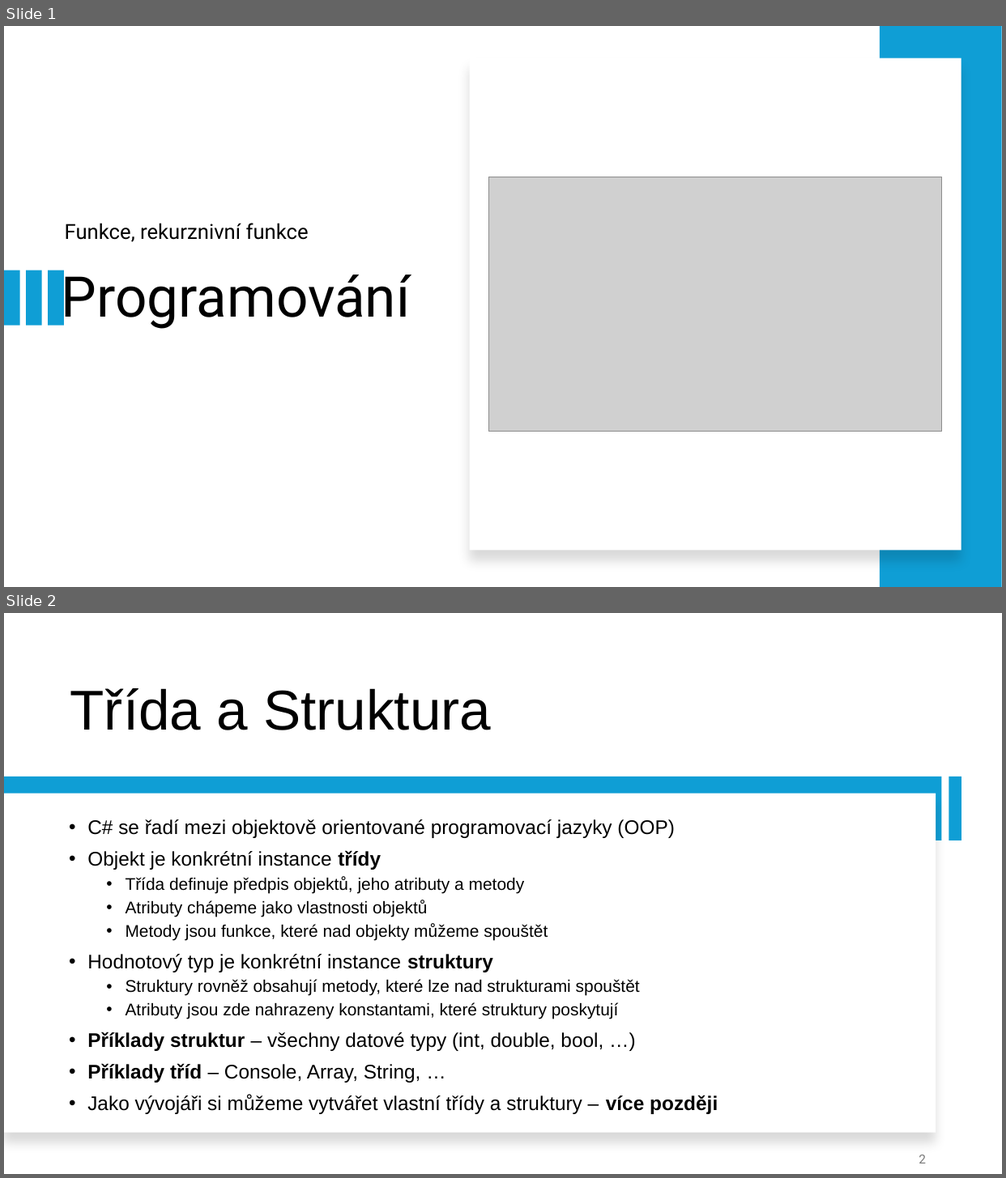
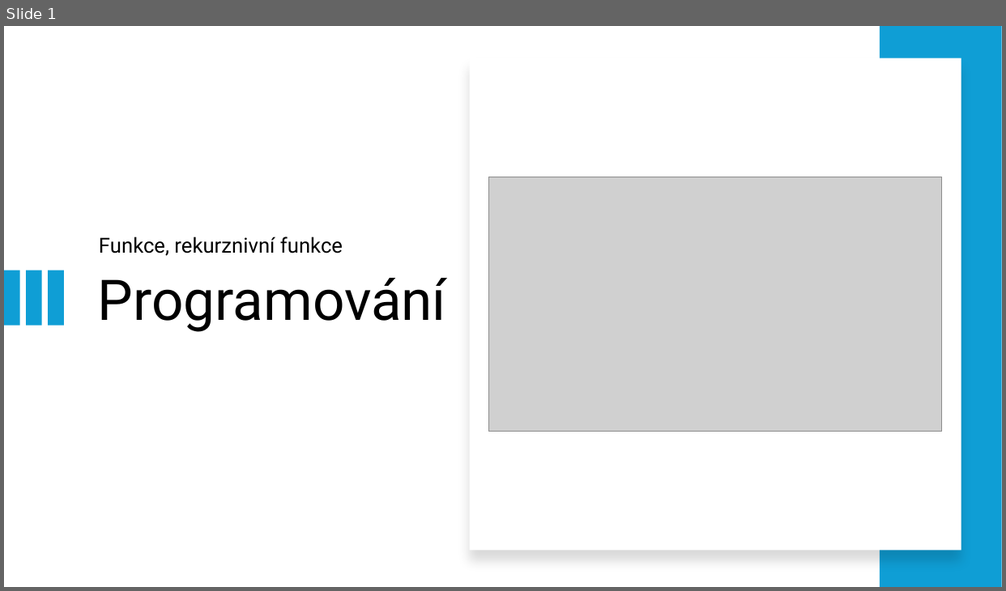
Before and after one commit to dawissl/hradebni, a slide deck: Prezentace/1. ročník/PGM_09_funkce_rekurzivni_funkce.pptx. Shown one above the other, each under a label of ours: slides 1 and 2 before the commit, slide 1 after it. The pictures are 1006x1178 and 1006x591 pixels, drawn with LibreOffice and Linux fonts; fonts in the diff are those of the drawing; grey boxes stand for pictures. Boxes give left, top, right and bottom in pixels: in the first picture for what was removed or moved away, otherwise in the second. Text is boxed around its words. In the diff, an @@ line names an element or a change of style, - is before the commit and + after.

```diff
--- a/Prezentace/1. ročník/PGM_09_funkce_rekurzivni_funkce.pptx
+++ b/Prezentace/1. ročník/PGM_09_funkce_rekurzivni_funkce.pptx
@@ slide 2 removed at [4, 613, 1002, 1174], background #FFFFFF @@
@@ title removed at [70, 688, 491, 730] @@
-Třída a Struktura
@@ rectangle removed at [4, 777, 942, 841] @@
@@ rectangle removed at [948, 777, 961, 841] @@
@@ rectangle removed at [4, 794, 936, 1133] @@
@@ text removed at [87, 820, 718, 1114] @@
-• C# se řadí mezi objektově orientované programovací jazyky (OOP)
-• Objekt je konkrétní instance třídy
-  • Třída definuje předpis objektů, jeho atributy a metody
-  • Atributy chápeme jako vlastnosti objektů
-  • Metody jsou funkce, které nad objekty můžeme spouštět
-• Hodnotový typ je konkrétní instance struktury
-  • Struktury rovněž obsahují metody, které lze nad strukturami spouštět
-  • Atributy jsou zde nahrazeny konstantami, které struktury poskytují
-• Příklady struktur – všechny datové typy (int, double, bool, …)
-• Příklady tříd – Console, Array, String, …
-• Jako vývojáři si můžeme vytvářet vlastní třídy a struktury – více později
@@ page number removed at [918, 1155, 926, 1164] @@
-2
@@ slide 1 changed as well @@
@@ subtitle "Funkce, rekurznivní funkce": place and size @@
-subtitle "Funkce, rekurznivní funkce" at [65, 223, 309, 242]
+subtitle "Funkce, rekurznivní funkce" at [99, 237, 343, 256]
@@ title "Programování" rewrapped from [62, 270, 410, 329] to [98, 278, 446, 332] @@
```
Also in this commit, not shown: 7 slides added, 1 other slide removed, 3 other files.
